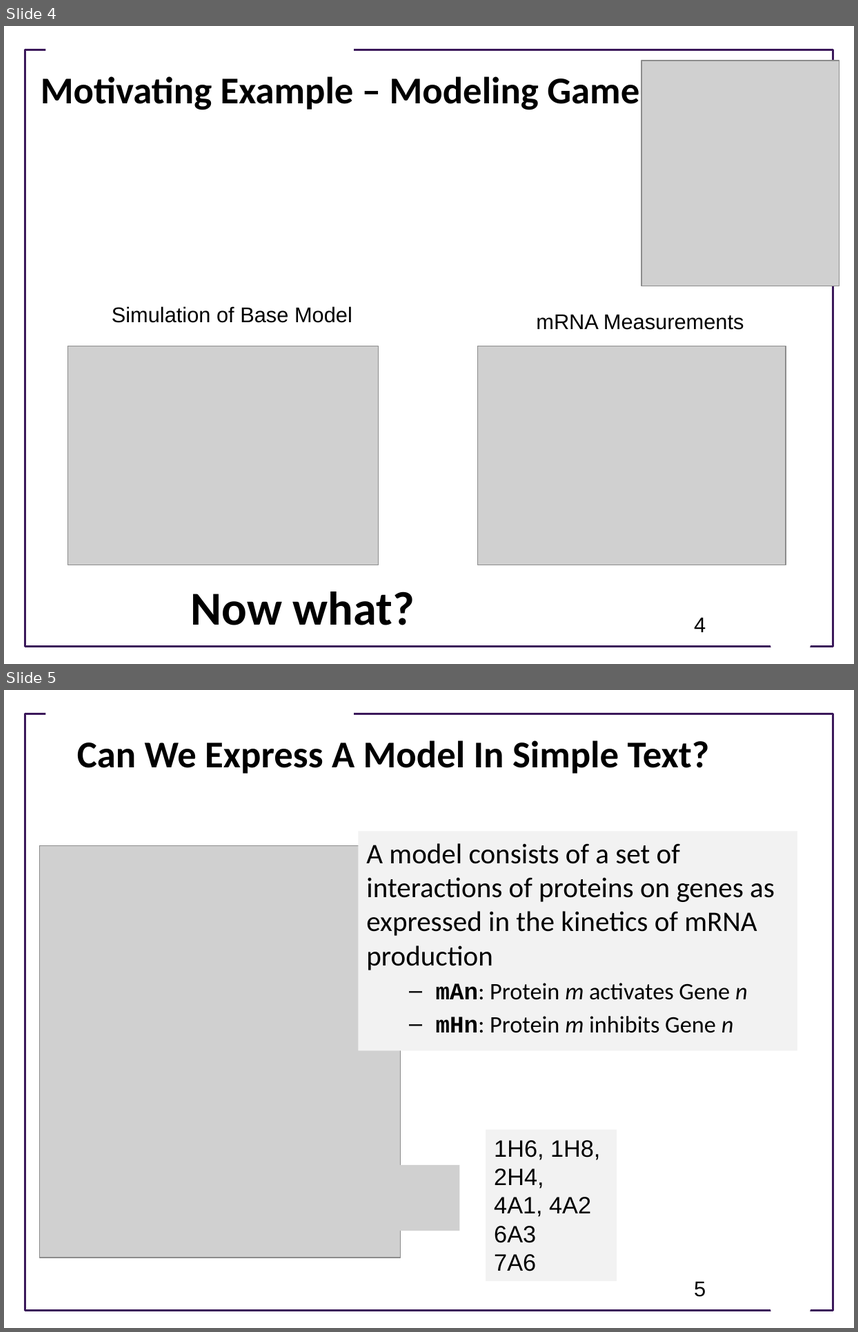
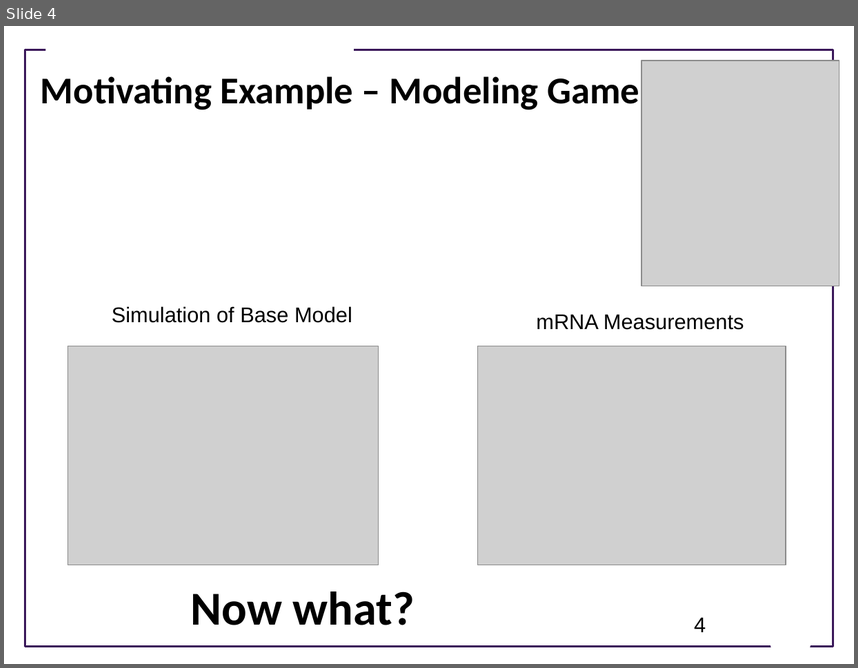
Before and after one commit to ModelEngineering/advancing-biomedical-models, a slide deck: lectures/lecture_17/Lecture_17_Generating_And_Using_Multiple_Models.pptx. Shown one above the other, each under a label of ours: slides 4 and 5 before the commit, slide 4 after it. The pictures are 858x1332 and 858x668 pixels, drawn with LibreOffice and Linux fonts; fonts in the diff are those of the drawing; grey boxes stand for pictures; background and template pictures are left out. Boxes give left, top, right and bottom in pixels: in the first picture for what was removed or moved away, otherwise in the second. Text is boxed around its words. In the diff, an @@ line names an element or a change of style, - is before the commit and + after.

```diff
--- a/lectures/lecture_17/Lecture_17_Generating_And_Using_Multiple_Models.pptx
+++ b/lectures/lecture_17/Lecture_17_Generating_And_Using_Multiple_Models.pptx
@@ slide 5 removed at box(4, 690, 854, 1328), background #FFFFFF; not listed: 3 template elements that a slide beside it also shows @@
@@ title removed at box(77, 740, 710, 773) @@
-Can We Express A Model In Simple Text?
@@ text removed at box(359, 831, 798, 1050) @@
-A model consists of a set of interactions of proteins on genes as expressed in the kinetics of mRNA production
-  – mAn: Protein m activates Gene n
-  – mHn: Protein m inhibits Gene n
@@ picture removed at box(40, 845, 401, 1257) @@
@@ rectangle removed at box(486, 1130, 617, 1281) @@
-1H6, 1H8,
-2H4,
-4A1, 4A2
-6A3
-7A6
@@ picture removed at box(393, 1164, 459, 1230) @@
@@ page number removed at box(694, 1281, 706, 1297) @@
-5
```
Also in this commit, not shown: 3 slides changed, 16 slides added, 1 other file.
